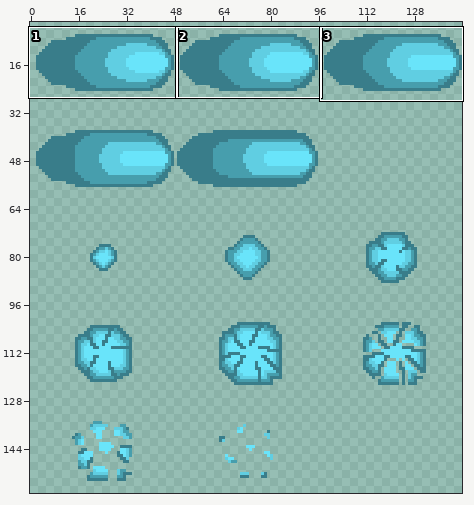
One commit to this sprite sheet: Benchmark2/dist/space_wizard_assets/spritesheets/comet.png. Above, an overview of the earlier version with the close-up marked.
Close-up. Before the commit:
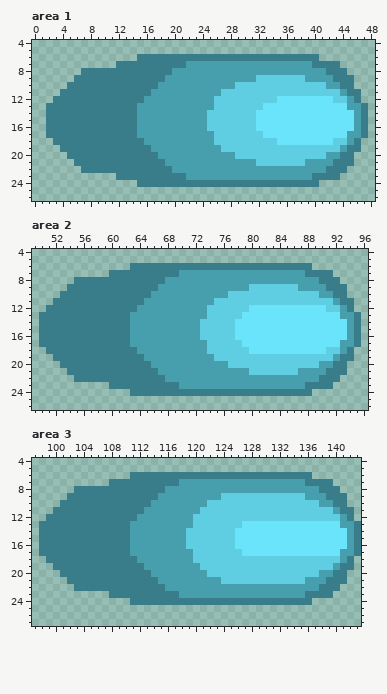
The file is 144x160 pixels. Shown: area 1: x 0..48, y 4..26; area 2: x 49..96, y 4..26; area 3: x 97..143, y 4..27. The old version is drawn lined up with the new one. The wide view leaves out empty margins. The commit also changed other parts of the picture, which this record leaves out.
Once edited:
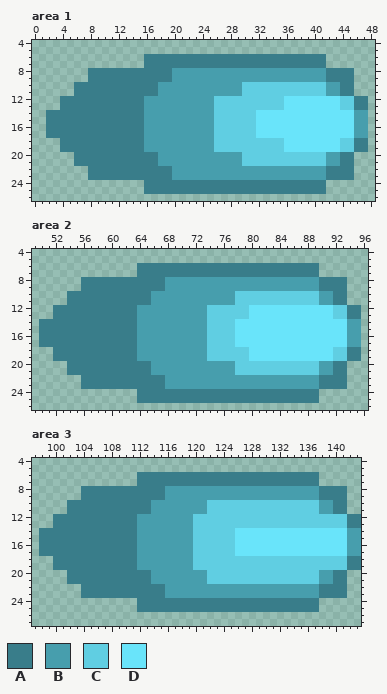
Palette (. is transparent): A #397d8a  B #479ead  C #60cee2  D #69e4fa
What changed:
drawings rearranged on the sheet (the old picture shows each at its new place)
Area 1:
y 6: x 15 A -> .; x 41 . -> A
y 7: x 12..15 AAAA -> ....; x 22..39 BBBBBBBBBBBBBBBBBB -> AAAAAAAAAAAAAAAAAA; x 42..43 AA -> ..
y 8: x 7 A -> .; x 45 . -> A
y 9: x 6..7 AA -> ..; x 19 B -> A; x 32..38 CCCCCCC -> BBBBBBB; x 42 B -> A
y 10: x 5 A -> .; x 29 C -> B
y 11: x 4..5 AA -> ..; x 17 B -> A; x 27..29 CCC -> BBB; x 42..44 CCB -> BBA; x 46 A -> .
y 12: x 3 A -> .; x 35 D -> C; x 43 C -> D; x 45 B -> C; x 47 . -> A
y 13: x 2..3 AA -> ..; x 15 B -> A; x 33..35 DDD -> CCC; x 44..46 DBB -> CCA
y 14..16: x 15 B -> A; x 25 C -> B; x 47 A -> B
y 17: x 15 B -> A; x 32 C -> D; x 45 B -> D; x 47 A -> B
y 18: x 3 A -> .; x 35 D -> C; x 43 C -> D; x 45 B -> C; x 47 . -> A
y 19: x 16 A -> B; x 26 B -> C; x 36..45 CCCCCCCCBA -> DDDDDDDDCC; x 47 . -> A
y 20: x 5 A -> .; x 29 C -> B
y 21: x 18 A -> B; x 30..31 BB -> CC; x 39..41 BBB -> CCC; x 43 A -> B
y 22: x 7 A -> .; x 45 . -> A
y 23: x 8..11 .... -> AAAA; x 20..21 AA -> BB; x 40..41 AA -> BB; x 44..45 .. -> AA
y 24: x 15 A -> .; x 41 . -> A
y 25: x 16..41 .......................... -> AAAAAAAAAAAAAAAAAAAAAAAAAA
Area 2:
y 6: x 63 A -> .; x 89 . -> A
y 7: x 60..63 AAAA -> ....; x 70..87 BBBBBBBBBBBBBBBBBB -> AAAAAAAAAAAAAAAAAA; x 90..91 AA -> ..
y 8: x 55 A -> .; x 93 . -> A
y 9: x 54..55 AA -> ..; x 67 B -> A; x 80..86 CCCCCCC -> BBBBBBB; x 90 B -> A
y 10: x 53 A -> .; x 77 C -> B
y 11: x 52..53 AA -> ..; x 65 B -> A; x 75..77 CCC -> BBB; x 90..92 CCB -> BBA; x 94 A -> .
y 12: x 51 A -> .; x 91 C -> D; x 93 B -> C; x 95 . -> A
y 13: x 50..51 AA -> ..; x 63 B -> A; x 79 D -> C; x 92..94 DBB -> CCA
y 14..16: x 63 B -> A; x 73 C -> B; x 95 A -> B
y 17: x 63 B -> A; x 78 C -> D; x 93 B -> D; x 95 A -> B
y 18: x 51 A -> .; x 91 C -> D; x 93 B -> C; x 95 . -> A
y 19: x 64 A -> B; x 74 B -> C; x 80..93 CCCCCCCCCCCCBA -> DDDDDDDDDDDDCC; x 95 . -> A
y 20: x 53 A -> .; x 77 C -> B
y 21: x 66 A -> B; x 78..79 BB -> CC; x 87..89 BBB -> CCC; x 91 A -> B
y 22: x 55 A -> .; x 93 . -> A
y 23: x 56..59 .... -> AAAA; x 68..69 AA -> BB; x 88..89 AA -> BB; x 92..93 .. -> AA
y 24: x 63 A -> .; x 89 . -> A
y 25: x 64..89 .......................... -> AAAAAAAAAAAAAAAAAAAAAAAAAA
Area 3:
y 6: x 111 A -> .; x 137 . -> A
y 7: x 108..111 AAAA -> ....; x 118..135 BBBBBBBBBBBBBBBBBB -> AAAAAAAAAAAAAAAAAA; x 138..139 AA -> ..
y 8: x 103 A -> .; x 141 . -> A
y 9: x 102..103 AA -> ..; x 115 B -> A; x 124..135 CCCCCCCCCCCC -> BBBBBBBBBBBB; x 138 B -> A
y 10: x 101 A -> .
y 11: x 100..101 AA -> ..; x 113 B -> A; x 121 C -> B; x 138..140 CCB -> BBA; x 142 A -> .
y 12: x 99 A -> .; x 141 B -> C; x 143 . -> A
y 13: x 98..99 AA -> ..; x 111 B -> A; x 127..142 DDDDDDDDDDDDDDBB -> CCCCCCCCCCCCCCCA
y 14..16: x 111 B -> A; x 119 C -> B; x 143 A -> B
y 17: x 111 B -> A; x 126 C -> D; x 141 B -> D; x 143 A -> B
y 18: x 99 A -> .; x 141 B -> C; x 143 . -> A
y 19: x 112 A -> B; x 120 B -> C; x 140..141 BA -> CC; x 143 . -> A
y 20: x 101 A -> .
y 21: x 114 A -> B; x 122..123 BB -> CC; x 136..137 BB -> CC; x 139 A -> B
y 22: x 103 A -> .; x 141 . -> A
y 23: x 104..107 .... -> AAAA; x 116..117 AA -> BB; x 136..137 AA -> BB; x 140..141 .. -> AA
y 24: x 111 A -> .; x 137 . -> A
y 25: x 112..137 .......................... -> AAAAAAAAAAAAAAAAAAAAAAAAAA
Where, in picture pixels (left, top, right, bottom), the same in both close-ups:
changed: (116, 54, 368, 194)
changed: (46, 68, 116, 180)
changed: (39, 263, 361, 403)
changed: (39, 472, 361, 612)
